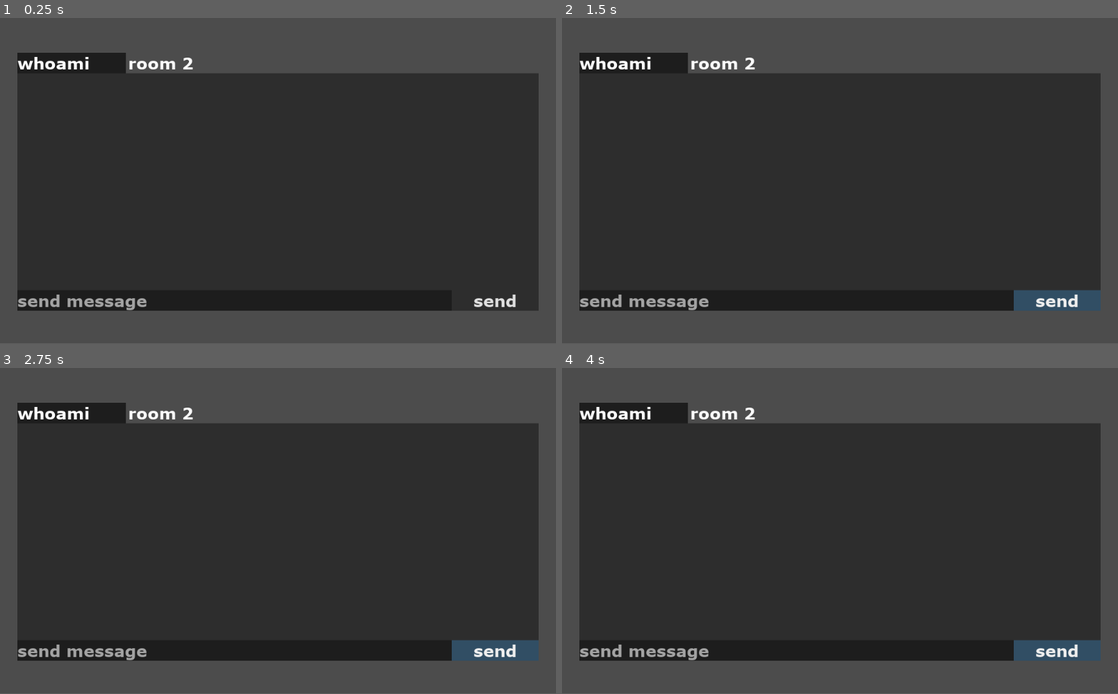
Above: before the commit, frames 1-4 (two rows, left to right).
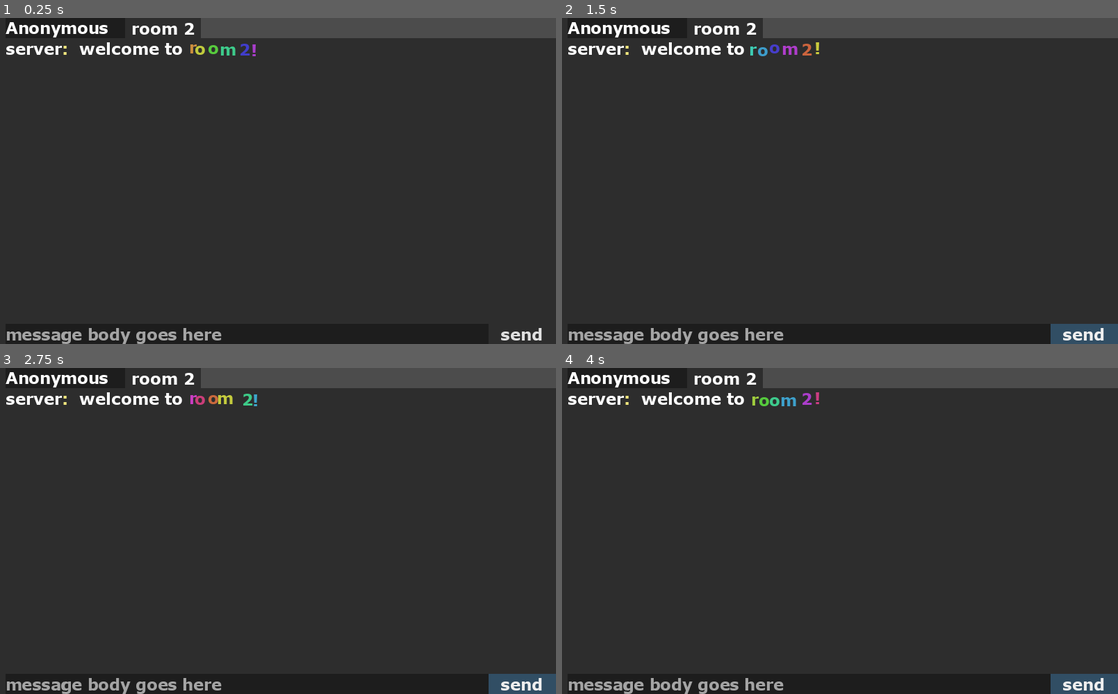
Above: after the commit, the same moments.

Repository: bend-n/room2
Game: Godot game, scene res://WS.tscn
The game is run twice, just before and just after one commit, with the same random seed, the same clock (stepped at 60 frames per second) and the same inputs.
Inputs:
- Up to frame 1 (0.25 s): no input
- Up to frame 2 (1.5 s): click "send" at 0.5 s; click "send" at 1.25 s
- Up to frame 3 (2.75 s): click "send" at 2 s
- Up to frame 4 (4 s): no input
In our replay, the window is 800x468 before the commit and 800x469 after it. These sizes can differ from the game's own. Grey fills any space a smaller window leaves; there, only what the larger window draws over its background counts as a difference.

The runs differ from the first frame. In frame 1, 27% of the frame differs, in the area x 0-100%, y 0-100%; in frame 2, 28%; in frame 3, 28%; in frame 4, 28%.

Commit message:
bold text and rainbow stuffs

Diff:
--- a/Chat.gd
+++ b/Chat.gd
@@ -9,13 +9,24 @@
 
 
 func _ready():
-	text.context_menu_enabled = false
+	add_label(
+		"[b]server[color=#f0e67e]:[/color][/b] [b] welcome to [rainbow freq=.3 sat=.7][shake rate=20 level=25]room 2![/shake][/rainbow]",
+		"server"
+	)
 
 
 func _on_Main_recieved(data):
-	var l = Label.new()
-	l.text = data
+	var string = "[b]%s[color=#f0e67e]:[/color][/b] %s" % [data.who, data.text]
+	add_label(string)
+
+
+func add_label(bbcode: String, name = "richtextlabel"):
+	var l = RichTextLabel.new()
+	l.name = name
 	labels.add_child(l)
+	l.rect_min_size = Vector2(1000, 40)
+	l.bbcode_enabled = true
+	l.append_bbcode(bbcode)
 	tween.interpolate_property(
 		scrollbar, "value", scrollbar.value, scrollbar.max_value, .5, Tween.TRANS_BOUNCE
 	)
@@ -23,12 +34,19 @@
 
 
 func _on_text_entered(t):
-	t = t.strip_edges()
 	if !t:
 		return
+	t = t.strip_edges()
 	text.text = ""
-	get_parent().send_packet(whoami.text + ": " + t)
+	get_parent().send_packet({"who": whoami.text, "text": t, "header": "C"})
 
 
 func _on_send_pressed():
 	_on_text_entered(text.text)
+
+
+func _on_whoami_text_entered(t):
+	if !t:
+		whoami.text = "Anonymous"
+	t = t.strip_edges()
+	whoami.text = t
--- a/WS.gd
+++ b/WS.gd
@@ -1,23 +1,32 @@
 extends Node
+class_name Network
 
-var ws = null
+var ws = WebSocketClient.new()
+var timer = Timer.new()
 
 signal recieved(data)
 
 
 func _ready():
-	ws = WebSocketClient.new()
+	add_child(timer)
+	timer.start(5)
+	timer.connect("timeout", self, "ping")
 	ws.connect("connection_established", self, "_connection_established")
 	ws.connect("connection_closed", self, "_connection_closed")
 	ws.connect("connection_error", self, "_connection_error")
+	ws.connect("data_received", self, "_data_recieved")
 
 	var url = "https://chat-server-gd.herokuapp.com/"
 	print("Connecting to " + url)
 	ws.connect_to_url(url)
 
 
+func ping():
+	send_packet({"header": "P"})
+
+
 func _connection_established(protocol):
-	print("Connection established with protocol: ", protocol)
+	print("Connection established ", protocol)
 
 
 func _connection_closed(_err):
@@ -28,19 +37,20 @@
 	print("Connection error")
 
 
+func _data_recieved():
+	var text = ws.get_peer(1).get_var()
+	emit_signal("recieved", text)
+	print("recieved %s" % text.text)
+
+
 func _process(_delta):
 	if (
 		ws.get_connection_status() == ws.CONNECTION_CONNECTING
 		|| ws.get_connection_status() == ws.CONNECTION_CONNECTED
 	):
 		ws.poll()
-	if ws.get_peer(1).is_connected_to_host():
-		if ws.get_peer(1).get_available_packet_count() > 0:
-			var text = ws.get_peer(1).get_var()
-			emit_signal("recieved", text.value)
-			print("recieved %s" % text.value)
 
 
-func send_packet(variant: String):
-	if ws.get_peer(1).is_connected_to_host():
+func send_packet(variant):
+	if ws.get_peer(1).is_connected_to_host() and variant.header:
 		ws.get_peer(1).put_var(variant)
--- a/WS.tscn
+++ b/WS.tscn
@@ -16,64 +16,83 @@
 [node name="v" type="VBoxContainer" parent="Chat"]
 anchor_right = 1.0
 anchor_bottom = 1.0
-margin_left = 32.0
-margin_top = 64.0
-margin_right = -32.0
-margin_bottom = -60.0
 custom_constants/separation = 0
 
 [node name="h" type="HBoxContainer" parent="Chat/v"]
-margin_right = 960.0
+margin_right = 1024.0
 margin_bottom = 38.0
+custom_constants/separation = 0
+
+[node name="Panel" type="Panel" parent="Chat/v/h"]
+margin_right = 10.0
+margin_bottom = 38.0
+rect_min_size = Vector2( 10, 0 )
 
 [node name="whoami" type="LineEdit" parent="Chat/v/h"]
-margin_right = 200.0
+margin_left = 10.0
+margin_right = 230.0
 margin_bottom = 38.0
-rect_min_size = Vector2( 200, 0 )
-text = "whoami"
+rect_min_size = Vector2( 220, 0 )
+text = "Anonymous"
 max_length = 30
 expand_to_text_length = true
-placeholder_text = "whoami"
+placeholder_text = "Anonymous"
 caret_blink = true
 caret_blink_speed = 0.5
 
-[node name="Label" type="Label" parent="Chat/v/h"]
-margin_left = 204.0
-margin_right = 324.0
+[node name="Panel2" type="Panel" parent="Chat/v/h"]
+margin_left = 230.0
+margin_right = 370.0
 margin_bottom = 38.0
+rect_min_size = Vector2( 140, 0 )
+
+[node name="Label" type="Label" parent="Chat/v/h/Panel2"]
+anchor_right = 1.0
+anchor_bottom = 1.0
 text = "room 2"
+align = 1
+valign = 1
 
 [node name="p" type="Panel" parent="Chat/v"]
 margin_top = 38.0
-margin_right = 960.0
-margin_bottom = 438.0
+margin_right = 1024.0
+margin_bottom = 562.0
 rect_min_size = Vector2( 896, 400 )
+size_flags_vertical = 3
 
 [node name="scroller" type="ScrollContainer" parent="Chat/v/p"]
-margin_right = 896.0
-margin_bottom = 400.0
-rect_min_size = Vector2( 0, 400 )
+anchor_right = 1.0
+anchor_bottom = 1.0
+margin_left = 10.0
+rect_min_size = Vector2( 1000, 400 )
 
 [node name="labels" type="VBoxContainer" parent="Chat/v/p/scroller"]
 
 [node name="h2" type="HBoxContainer" parent="Chat/v"]
-margin_top = 438.0
-margin_right = 960.0
-margin_bottom = 476.0
+margin_top = 562.0
+margin_right = 1024.0
+margin_bottom = 600.0
 custom_constants/separation = 0
 
+[node name="Panel" type="Panel" parent="Chat/v/h2"]
+margin_right = 10.0
+margin_bottom = 38.0
+rect_min_size = Vector2( 10, 0 )
+
 [node name="text" type="LineEdit" parent="Chat/v/h2"]
-margin_right = 800.0
+margin_left = 10.0
+margin_right = 900.0
 margin_bottom = 38.0
-rect_min_size = Vector2( 800, 0 )
-max_length = 27
-placeholder_text = "send message"
+rect_min_size = Vector2( 890, 0 )
+max_length = 400
+context_menu_enabled = false
+placeholder_text = "message body goes here"
 caret_blink = true
 caret_blink_speed = 0.5
 
 [node name="send" type="Button" parent="Chat/v/h2"]
-margin_left = 800.0
-margin_right = 960.0
+margin_left = 900.0
+margin_right = 1024.0
 margin_bottom = 38.0
 focus_mode = 0
 size_flags_horizontal = 3
@@ -83,5 +102,6 @@
 [node name="Tween" type="Tween" parent="Chat"]
 
 [connection signal="recieved" from="." to="Chat" method="_on_Main_recieved"]
+[connection signal="text_entered" from="Chat/v/h/whoami" to="Chat" method="_on_whoami_text_entered"]
 [connection signal="text_entered" from="Chat/v/h2/text" to="Chat" method="_on_text_entered"]
 [connection signal="pressed" from="Chat/v/h2/send" to="Chat" method="_on_send_pressed"]
--- a/project.godot
+++ b/project.godot
@@ -8,15 +8,26 @@
 
 config_version=4
 
-_global_script_classes=[  ]
+_global_script_classes=[ {
+"base": "Node",
+"class": "Network",
+"language": "GDScript",
+"path": "res://WS.gd"
+} ]
 _global_script_class_icons={
+"Network": ""
 }
 
 [application]
 
-config/name="gd-com-websocket-basic"
+config/name="chat app"
 run/main_scene="res://WS.tscn"
 config/icon="res://icon.png"
+
+[display]
+
+window/stretch/mode="2d"
+window/stretch/aspect="expand"
 
 [rendering]
 
--- a/theme.tres
+++ b/theme.tres
@@ -1,7 +1,9 @@
-[gd_resource type="Theme" load_steps=7 format=2]
+[gd_resource type="Theme" load_steps=9 format=2]
 
 [ext_resource path="res://bg.tres" type="StyleBox" id=1]
-[ext_resource path="res://verdana.tres" type="DynamicFont" id=2]
+[ext_resource path="res://verdana-bold.tres" type="DynamicFont" id=2]
+[ext_resource path="res://verdana-normal.tres" type="DynamicFont" id=3]
+[ext_resource path="res://verdana-italicbold.tres" type="DynamicFont" id=4]
 
 [sub_resource type="StyleBoxFlat" id=4]
 bg_color = Color( 0.196078, 0.309804, 0.396078, 1 )
@@ -24,4 +26,9 @@
 LineEdit/styles/focus = SubResource( 1 )
 LineEdit/styles/normal = SubResource( 2 )
 Panel/styles/panel = ExtResource( 1 )
+RichTextLabel/fonts/bold_font = ExtResource( 2 )
+RichTextLabel/fonts/bold_italics_font = ExtResource( 4 )
+RichTextLabel/fonts/italics_font = ExtResource( 4 )
+RichTextLabel/fonts/mono_font = ExtResource( 3 )
+RichTextLabel/fonts/normal_font = ExtResource( 3 )
 VScrollBar/styles/scroll = SubResource( 3 )
--- /dev/null
+++ b/verdana-italicbold.tres
@@ -0,0 +1,7 @@
+[gd_resource type="DynamicFont" load_steps=2 format=2]
+
+[ext_resource path="res://verdana-bold-italic.ttf" type="DynamicFontData" id=1]
+
+[resource]
+size = 30
+font_data = ExtResource( 1 )
--- /dev/null
+++ b/verdana-normal.tres
@@ -0,0 +1,7 @@
+[gd_resource type="DynamicFont" load_steps=2 format=2]
+
+[ext_resource path="res://verdana.ttf" type="DynamicFontData" id=1]
+
+[resource]
+size = 30
+font_data = ExtResource( 1 )
Binary file added: verdana-bold-italic.ttf
Renamed: verdana.tres -> verdana-bold.tres
Binary file added: verdana.ttf
